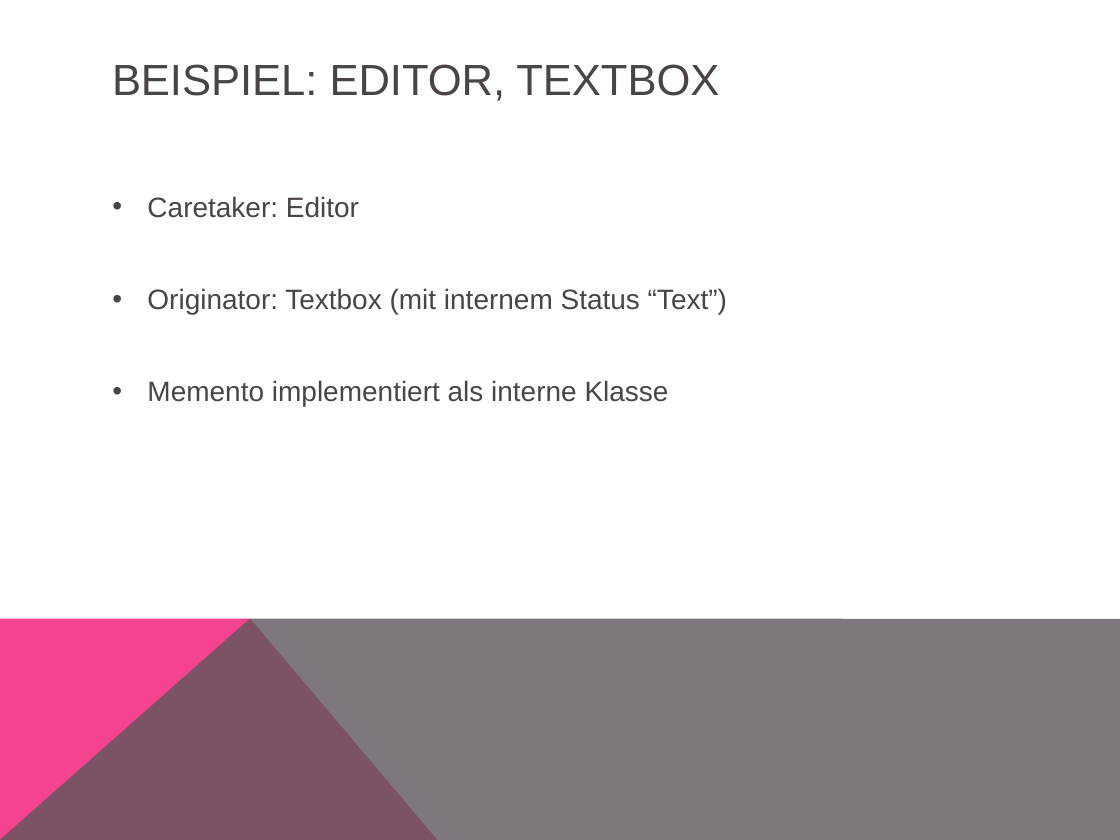
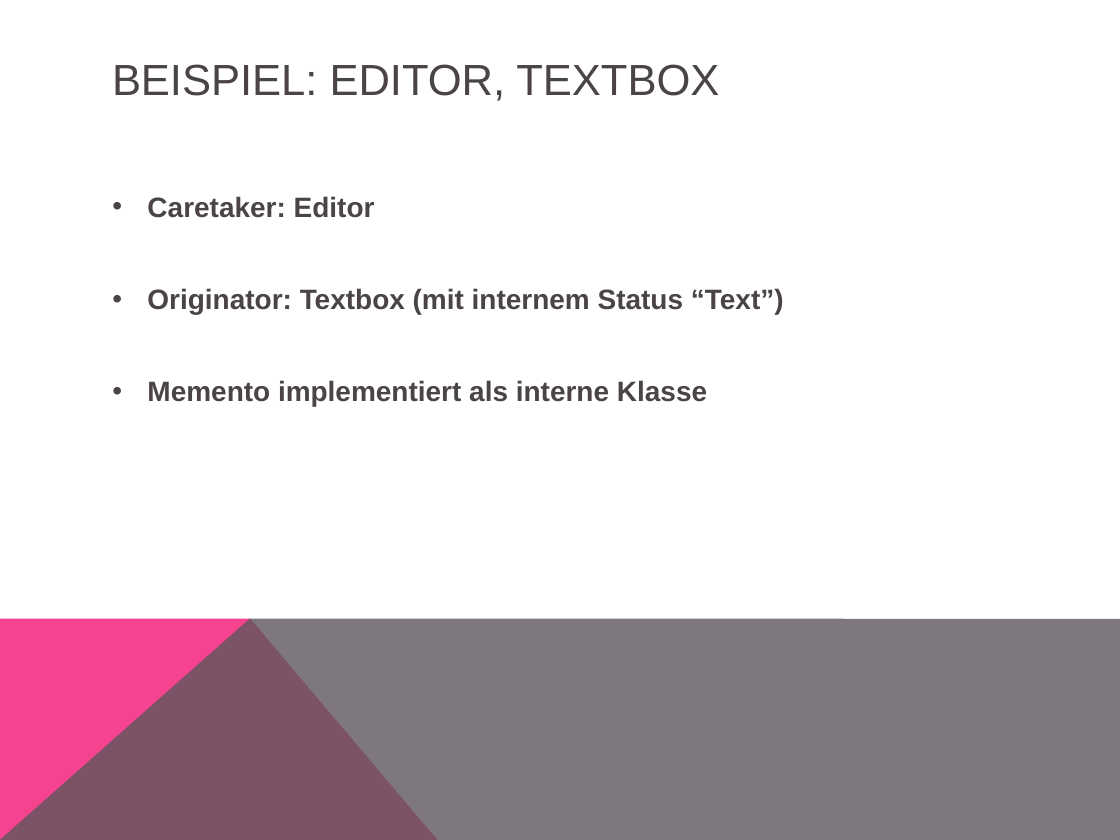
Before and after one commit to simonkrenger/ch.bfh.bti7081.s2013.pink, a slide deck: slide 12 of Project Pink/doc/tasks/task13/Memento Pattern.pptx. Drawn at 1120x840 pixels with LibreOffice and Linux fonts; fonts in the diff are those of the drawing. Boxes give left, top, right and bottom in pixels: in the first picture for what was removed or moved away, otherwise in the second. Text is boxed around its words. In the diff, an @@ line names an element or a change of style, - is before the commit and + after.

Commit message:
Added Memento pattern presentation, slight modification of Session

```diff
--- a/Project Pink/doc/tasks/task13/Memento Pattern.pptx
+++ b/Project Pink/doc/tasks/task13/Memento Pattern.pptx
@@ text "Caretaker: Editor" at bbox=[147, 196, 784, 406]: bold on @@
```
Also in this commit, not shown: 4 other slides changed, 1 slide added, 1 other file.
